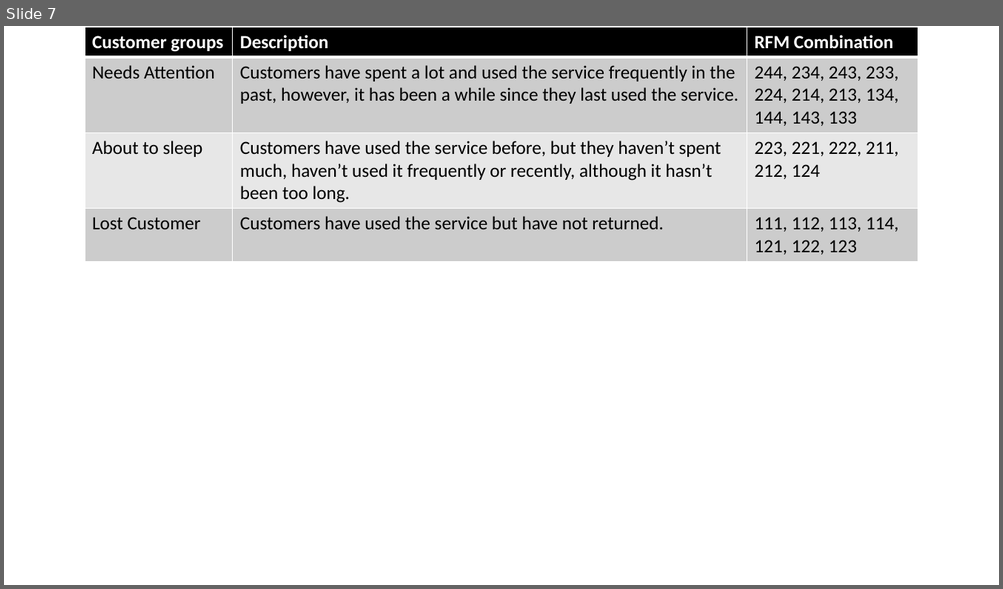
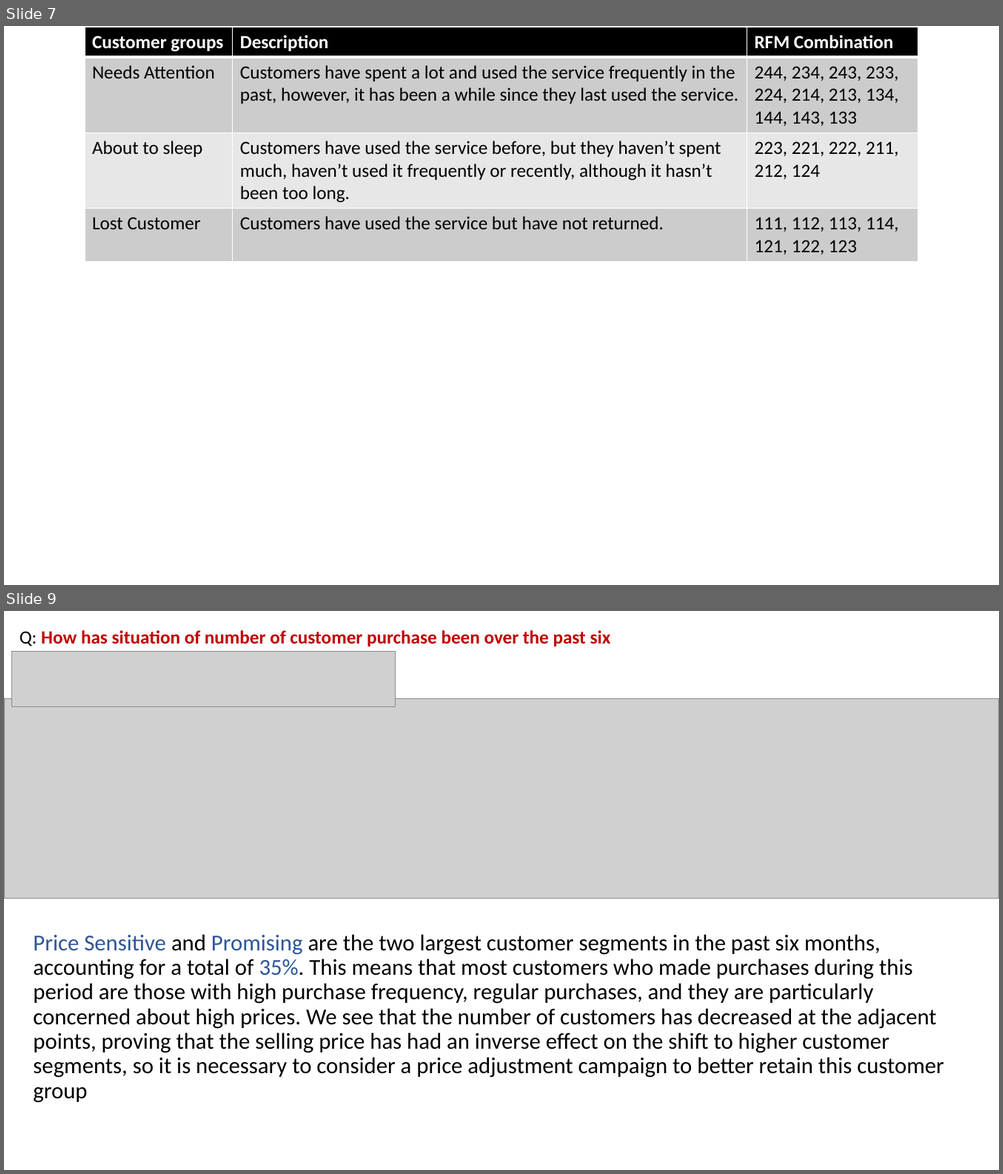
Before and after one commit to hauct/RFM-Customer-Segmentation, a slide deck: report/customer_segment_report.pptx. Shown one above the other, each under a label of ours: slide 7 before the commit, slides 7 and 9 after it; the slides between them are not shown. The pictures are 1003x589 and 1003x1174 pixels, drawn with LibreOffice and Linux fonts; fonts in the diff are those of the drawing; grey boxes stand for pictures. Boxes give left, top, right and bottom in pixels: in the first picture for what was removed or moved away, otherwise in the second. Text is boxed around its words. In the diff, an @@ line names an element or a change of style, - is before the commit and + after.

```diff
--- a/report/customer_segment_report.pptx
+++ b/report/customer_segment_report.pptx
@@ slide 9 added at <box>4,611,999,1170</box>, background #FFFFFF @@
@@ text added at <box>20,630,611,652</box>, 18 pt, text #C00000, bold @@
+Q: How has situation of number of customer purchase been over the past six months?
@@ picture added at <box>12,652,395,707</box> @@
@@ picture added at <box>4,698,999,898</box> @@
@@ text added at <box>33,934,944,1103</box>, 22 pt, text #000000 @@
+Price Sensitive and Promising are the two largest customer segments in the past six months, accounting for a total of 35%. This means that most customers who made purchases during this period are those with high purchase frequency, regular purchases, and they are particularly concerned about high prices. We see that the number of customers has decreased at the adjacent points, proving that the selling price has had an inverse effect on the shift to higher customer segments, so it is necessary to consider a price adjustment campaign to better retain this customer group
```
Also in this commit, not shown: 1 slide changed, 2 other slides added, 3 other files.
